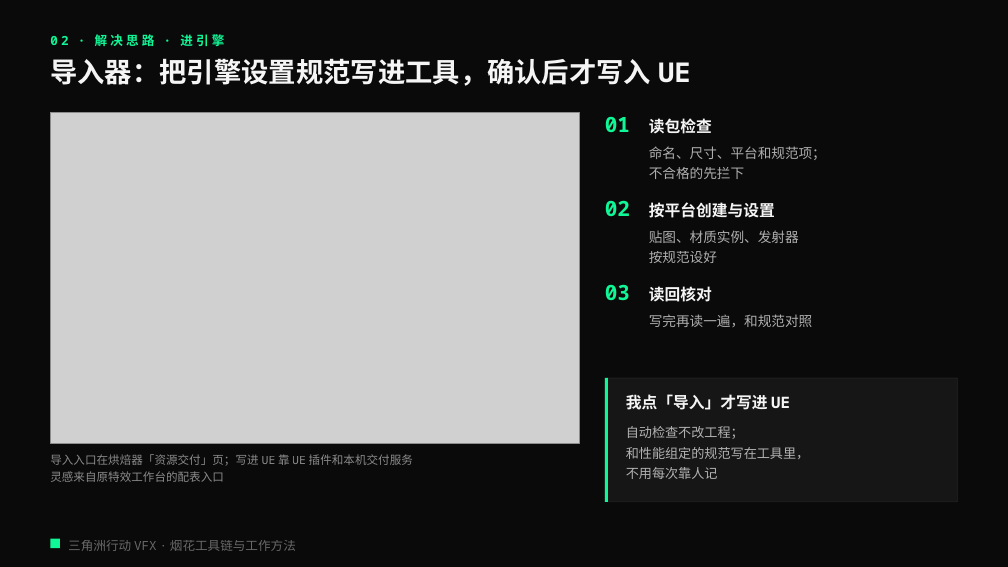
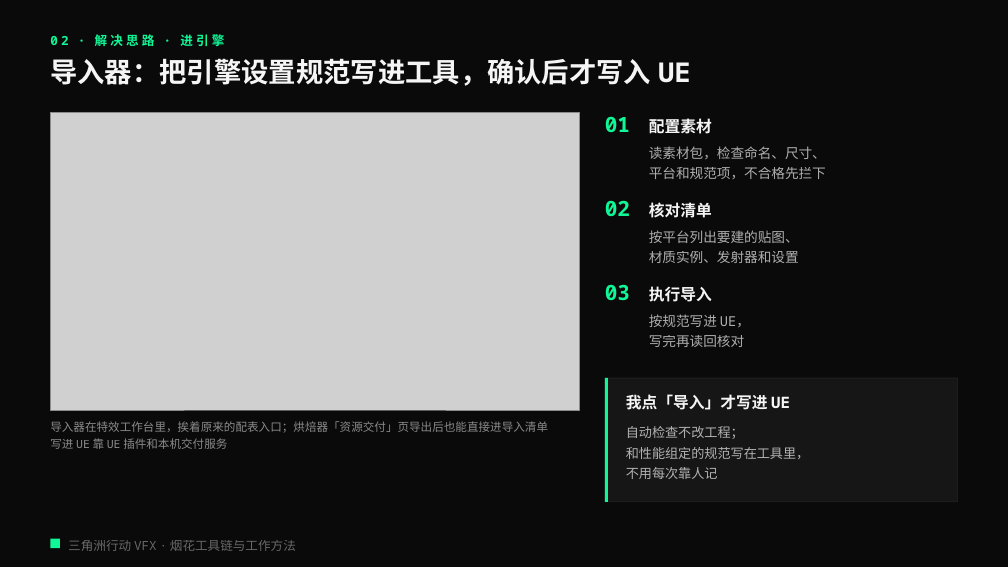
Before and after one commit to loccmaiii-lang/FireWorksLab, a slide deck: slide 10 of 协作/提示词/分享PPT交接_2026-10-29/第三版交付/烟花秀AI全流程_第三版.pptx. Drawn at 1008x567 pixels with LibreOffice and Linux fonts; fonts in the diff are those of the drawing; grey boxes stand for pictures. Boxes give left, top, right and bottom in pixels: in the first picture for what was removed or moved away, otherwise in the second. Text is boxed around its words. In the diff, an @@ line names an element or a change of style, - is before the commit and + after.

```diff
--- a/协作/提示词/分享PPT交接_2026-10-29/第三版交付/烟花秀AI全流程_第三版.pptx
+++ b/协作/提示词/分享PPT交接_2026-10-29/第三版交付/烟花秀AI全流程_第三版.pptx
@@ picture: place and size @@
-picture at <box>51,113,580,444</box>
+picture at <box>51,113,580,411</box>
@@ text at <box>649,117,712,138</box>: text changed @@
-读包检查
+配置素材
@@ text at <box>649,146,826,179</box>: text changed @@
-命名、尺寸、平台和规范项；
-不合格的先拦下
+读素材包，检查命名、尺寸、
+平台和规范项，不合格先拦下
@@ text at <box>649,202,712,218</box>: text changed @@
-按平台创建与设置
+核对清单
@@ text at <box>649,230,799,263</box>: text changed @@
-贴图、材质实例、发射器
-按规范设好
+按平台列出要建的贴图、
+材质实例、发射器和设置
@@ text at <box>649,286,712,302</box>: text changed @@
-读回核对
+执行导入
@@ text at <box>649,314,750,347</box>: text changed @@
-写完再读一遍，和规范对照
+按规范写进 UE，
+写完再读回核对
@@ text at <box>50,421,548,449</box>: text changed @@
-导入入口在烘焙器「资源交付」页；写进 UE 靠 UE 插件和本机交付服务
-灵感来自原特效工作台的配表入口
+导入器在特效工作台里，挨着原来的配表入口；烘焙器「资源交付」页导出后也能直接进导入清单
+写进 UE 靠 UE 插件和本机交付服务
```
Also in this commit, not shown: 3 other slides changed, 13 other files.
